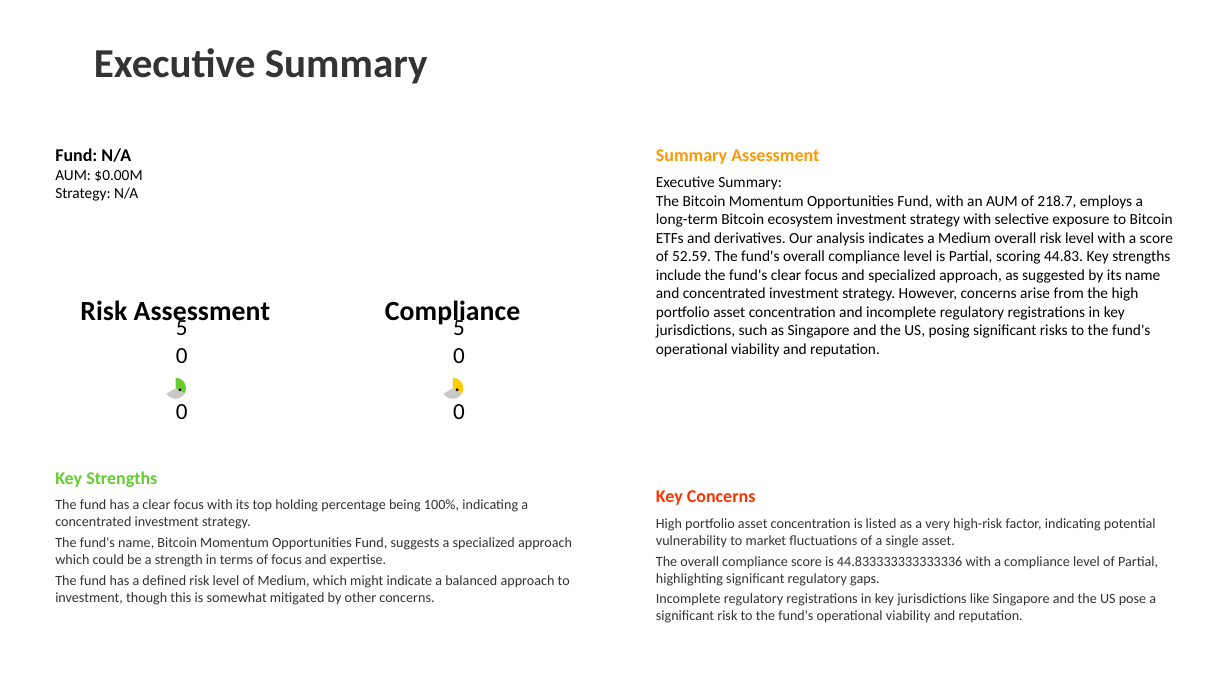
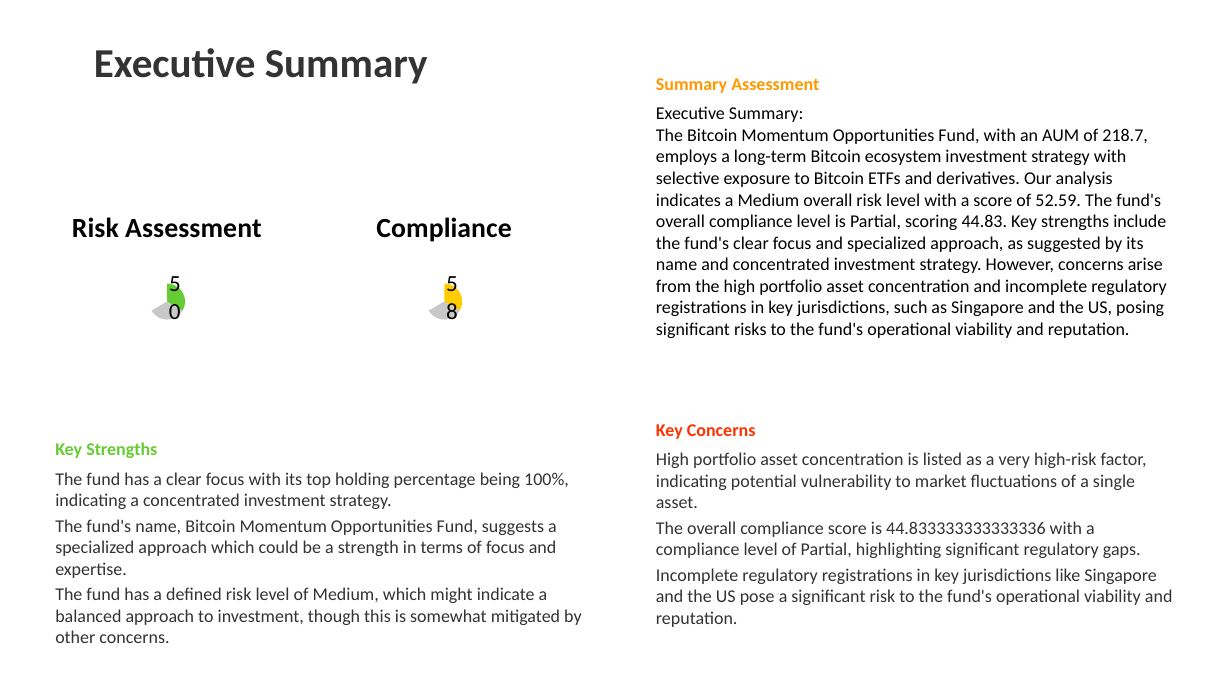
Before and after one commit to Mehdizaiem/Vault-DueDiligence-4DS1, a slide deck: slide 2 of CryptoFundDueDiligence/reports/q1_2025_bitcoin_trust_fund_analysis_1 .pptx. Drawn at 1232x693 pixels with LibreOffice and Linux fonts; fonts in the diff are those of the drawing. Boxes give left, top, right and bottom in pixels: in the first picture for what was removed or moved away, otherwise in the second. Text is boxed around its words. In the diff, an @@ line names an element or a change of style, - is before the commit and + after.

```diff
--- a/CryptoFundDueDiligence/reports/q1_2025_bitcoin_trust_fund_analysis_1 .pptx
+++ b/CryptoFundDueDiligence/reports/q1_2025_bitcoin_trust_fund_analysis_1 .pptx
@@ text "Summary Assessment" moved from (x1=656, y1=149, x2=1173, y2=357) to (x1=656, y1=78, x2=1166, y2=338) @@
@@ text at (x1=656, y1=106, x2=1166, y2=338): size 12 to 14 pt @@
@@ text removed at (x1=55, y1=148, x2=142, y2=201) @@
-Fund: N/A
-AUM: $0.00M
-Strategy: N/A
@@ pie chart at (x1=38, y1=194, x2=297, y2=342) @@
@@ data labels of Series 1 added @@
@@ pie chart moved from (x1=46, y1=277, x2=305, y2=425) to (x1=38, y1=194, x2=297, y2=342) @@
@@ pie chart moved from (x1=323, y1=277, x2=582, y2=425) to (x1=315, y1=194, x2=574, y2=342) @@
@@ pie chart at (x1=315, y1=194, x2=574, y2=342) @@
@@ data labels of Series 1 added @@
@@ text "Key Strengths" moved from (x1=55, y1=471, x2=572, y2=605) to (x1=55, y1=442, x2=582, y2=643) @@
@@ text "Key Concerns" moved from (x1=656, y1=490, x2=1158, y2=623) to (x1=656, y1=424, x2=1172, y2=627) @@
@@ text at (x1=55, y1=472, x2=582, y2=643): size 11 to 14 pt @@
@@ text at (x1=656, y1=452, x2=1172, y2=627): size 11 to 14 pt @@
```
Also in this commit, not shown: 8 other slides changed, 1 slide removed.
